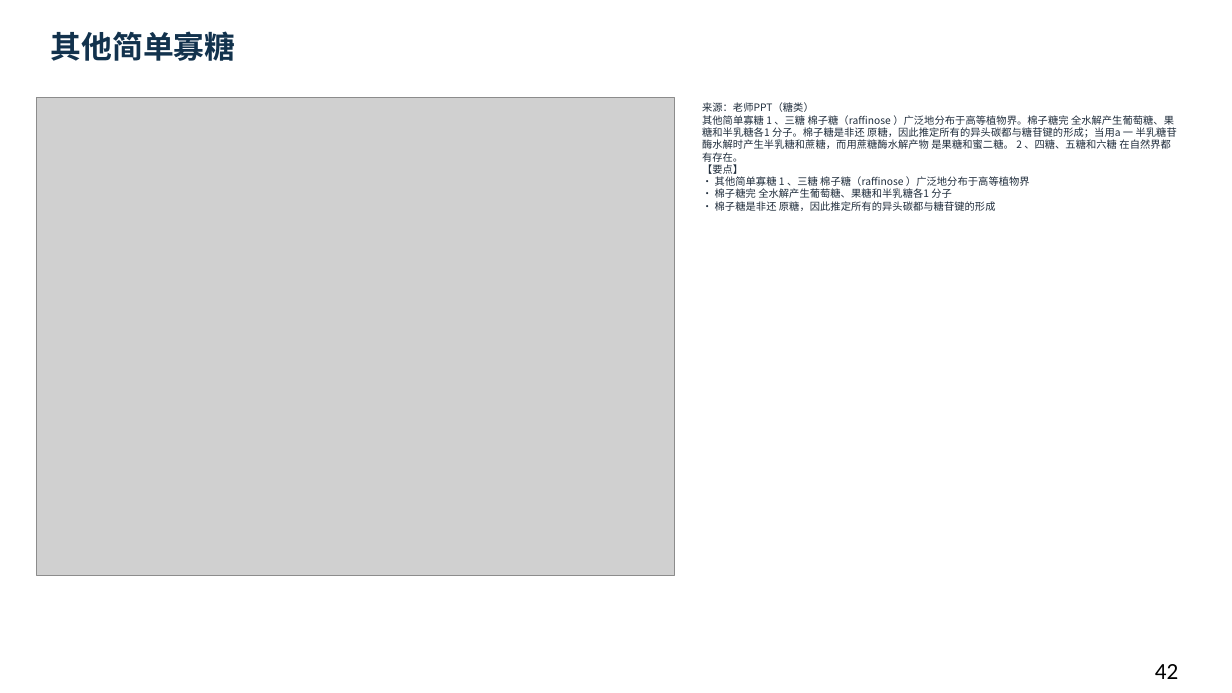
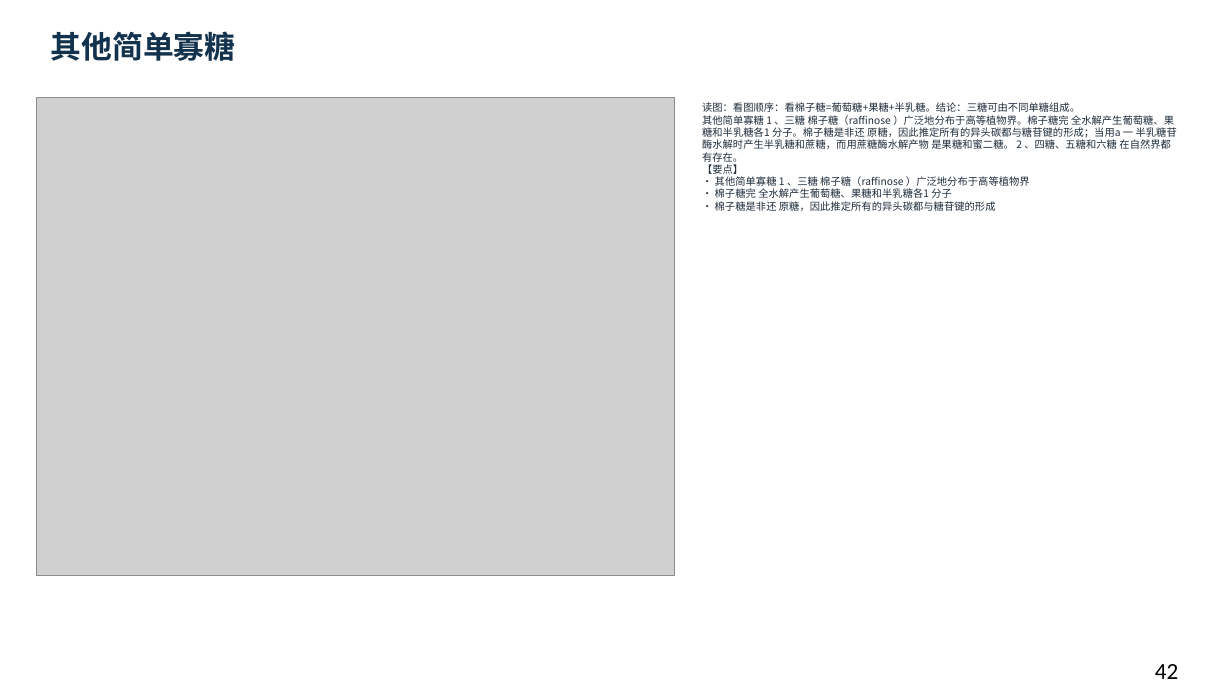
Before and after one commit to newkan-li/Biochemistry, a slide deck: slide 42 of downloads/bc09-ai-style.pptx. Drawn at 1232x693 pixels with LibreOffice and Linux fonts; fonts in the diff are those of the drawing; grey boxes stand for pictures. Boxes give left, top, right and bottom in pixels: in the first picture for what was removed or moved away, otherwise in the second. Text is boxed around its words. In the diff, an @@ line names an element or a change of style, - is before the commit and + after.

Commit message:
bc09补64页老师原页读图讲解:39页缺图注全部补齐,下载PPT同步;版本20261112cdm

```diff
--- a/downloads/bc09-ai-style.pptx
+++ b/downloads/bc09-ai-style.pptx
@@ text at (702,102,1177,211): text changed @@
-来源：老师PPT（糖类）
-其他简单寡糖 1 、三糖 棉子糖（raffinose ）广泛地分布于高等植物界。棉子糖完 全水解产生葡萄糖、果糖和半乳糖各1 分子。棉子糖是非还 原糖，因此推定所有的异头碳都与糖苷键的形成；当用a 一 半乳糖苷酶水解时产生半乳糖和蔗糖，而用蔗糖酶水解产物 是果糖和蜜二糖。 2 、四糖、五糖和六糖 在自然界都有存在。
-【要点】
-• 其他简单寡糖 1 、三糖 棉子糖（raffinose ）广泛地分布于高等植物界
-• 棉子糖完 全水解产生葡萄糖、果糖和半乳糖各1 分子
-• 棉子糖是非还 原糖，因此推定所有的异头碳都与糖苷键的形成
+读图：看图顺序：看棉子糖=葡萄糖+果糖+半乳糖。结论：三糖可由不同单糖组成。
+其他简单寡糖 1 、三糖 棉子糖（raffinose ）广泛地分布于高等植物界。棉子糖完 全水解产生葡萄糖、果糖和半乳糖各1 分子。棉子糖是非还 原糖，因此推定所有的异头碳都与糖苷键的形成；当用a 一 半乳糖苷酶水解时产生半乳糖和蔗糖，而用蔗糖酶水解产物 是果糖和蜜二糖。 2 、四糖、五糖和六糖 在自然界都有存在。
+【要点】
+• 其他简单寡糖 1 、三糖 棉子糖（raffinose ）广泛地分布于高等植物界
+• 棉子糖完 全水解产生葡萄糖、果糖和半乳糖各1 分子
+• 棉子糖是非还 原糖，因此推定所有的异头碳都与糖苷键的形成
```
Also in this commit, not shown: 104 other slides changed, 5 other files.
